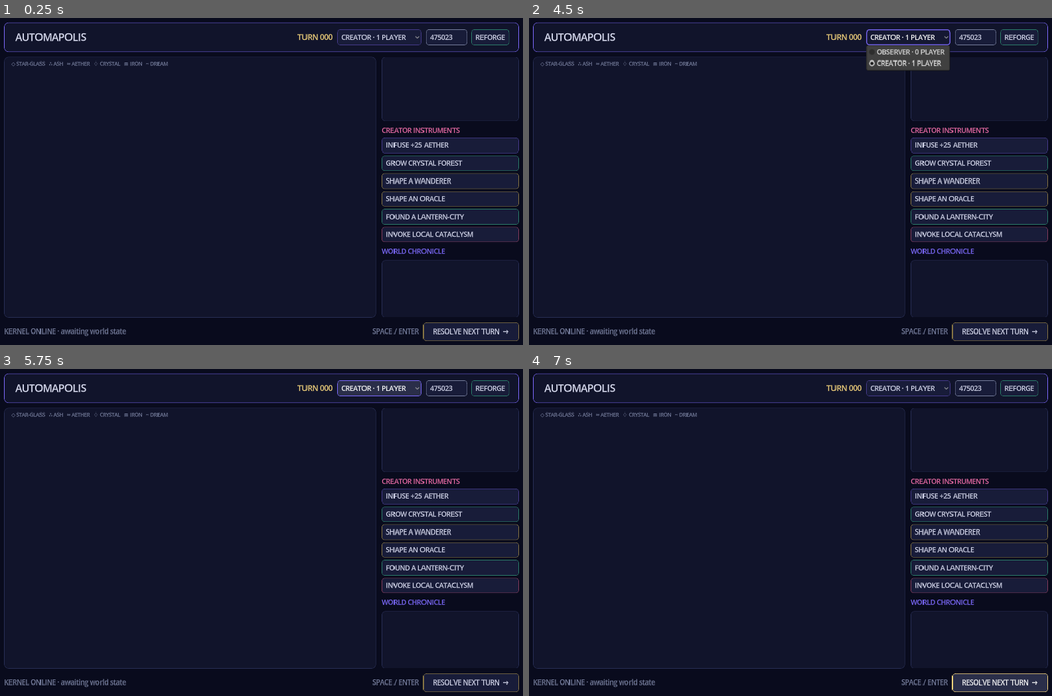
Above: before the commit, frames 1-4 (two rows, left to right).
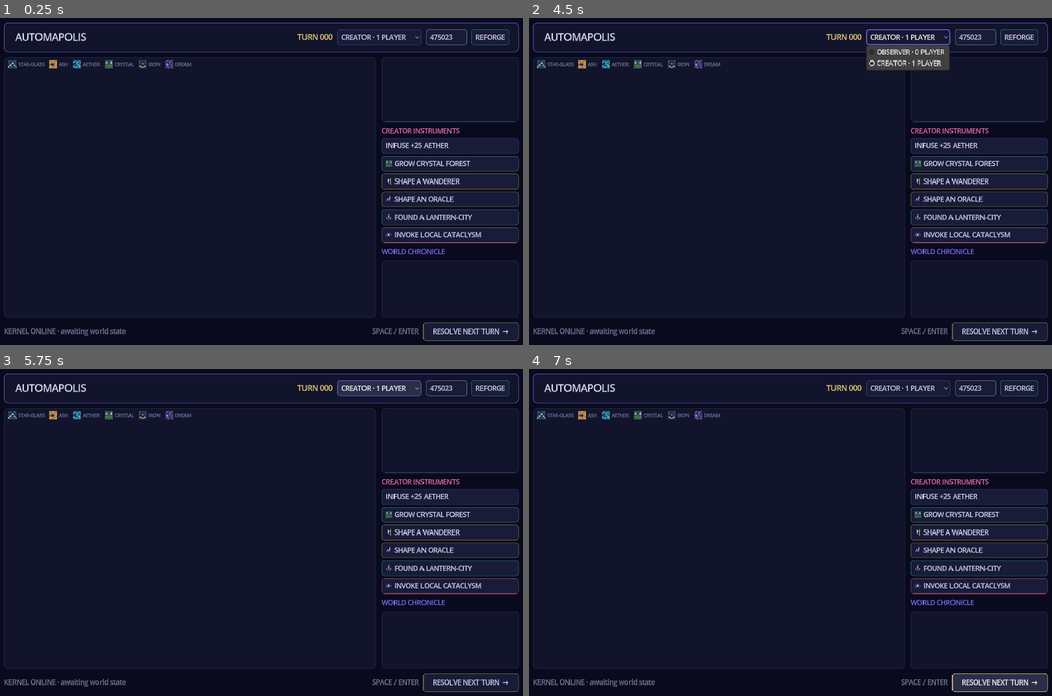
Above: after the commit, the same moments.

Repository: kvu787/Automatou
Game: Godot game, scene res://main.tscn
Two runs of this game, one before a commit and one after it. Both use one fixed random seed, a clock stepped at 60 frames per second and the inputs below.
Inputs:
- Up to frame 1 (0.25 s): no input
- Up to frame 2 (4.5 s): click "GROW CRYSTAL FOREST" at 0.5 s; click "SHAPE A WANDERER" at 1.25 s; click "SHAPE AN ORACLE" at 2 s; click "FOUND A LANTERN-CITY" at 2.75 s; click "INVOKE LOCAL CATACLYSM" at 3.5 s; click "CREATOR · 1 PLAYER" at 4.25 s
- Up to frame 3 (5.75 s): click "CREATOR · 1 PLAYER" at 5 s
- Up to frame 4 (7 s): click "RESOLVE NEXT TURN →" at 5.75 s; click "RESOLVE NEXT TURN →" at 6.5 s

The runs differ from the first frame. In frame 1, 5.1% of the frame differs, in the area x 0-100%, y 1-99%; in frame 2, 5.2%; in frame 3, 5.1%; in frame 4, 5.2%.

Commit message:
Render the Godot world with layered pixel sprites

Diff:
--- a/Shells/Godot/project.godot
+++ b/Shells/Godot/project.godot
@@ -21,6 +21,8 @@
 renderer/rendering_method="gl_compatibility"
 renderer/rendering_method.mobile="gl_compatibility"
 environment/defaults/default_clear_color=Color(0.025, 0.03, 0.07, 1)
+textures/canvas_textures/default_texture_filter=0
+2d/snap/snap_2d_transforms_to_pixel=true
 
 [gui]
 
--- a/Shells/Godot/scripts/main.gd
+++ b/Shells/Godot/scripts/main.gd
@@ -10,13 +10,21 @@
 const GOLD := Color("#f4d47c")
 const ROSE := Color("#ef6da8")
 
-const TERRAIN_COLORS := {
-	"starGlass": Color("#443d7b"),
-	"ashDunes": Color("#604957"),
-	"aetherSea": Color("#214e70"),
-	"crystalForest": Color("#245d58"),
-	"ironSteppe": Color("#39445c"),
-	"dreamMarsh": Color("#573f70"),
+const TERRAIN_SPRITE_IDS := {
+	"starGlass": "star_glass",
+	"ashDunes": "ash_dunes",
+	"aetherSea": "aether_sea",
+	"crystalForest": "crystal_forest",
+	"ironSteppe": "iron_steppe",
+	"dreamMarsh": "dream_marsh",
+}
+
+const BEING_SPRITE_IDS := {
+	"wanderer": "wanderer",
+	"synthBeast": "synth_beast",
+	"oracle": "oracle",
+	"settlement": "settlement",
+	"rift": "rift",
 }
 
 var _pipe: FileAccess
@@ -149,11 +157,7 @@
 	column.add_theme_constant_override("separation", 8)
 	panel.add_child(column)
 
-	var legend := Label.new()
-	legend.text = "  ◇ STAR-GLASS   ∴ ASH   ≈ AETHER   ♢ CRYSTAL   ≡ IRON   ~ DREAM"
-	legend.add_theme_font_size_override("font_size", 12)
-	legend.add_theme_color_override("font_color", MUTED)
-	column.add_child(legend)
+	column.add_child(_build_sprite_legend())
 
 	var scroll := ScrollContainer.new()
 	scroll.size_flags_vertical = Control.SIZE_EXPAND_FILL
@@ -187,6 +191,7 @@
 
 	_inspector = RichTextLabel.new()
 	_inspector.bbcode_enabled = true
+	_inspector.texture_filter = CanvasItem.TEXTURE_FILTER_NEAREST
 	_inspector.fit_content = false
 	_inspector.custom_minimum_size.y = 155
 	_inspector.add_theme_font_size_override("normal_font_size", 14)
@@ -201,11 +206,11 @@
 	creator_heading.add_theme_color_override("font_color", ROSE)
 	_creator_panel.add_child(creator_heading)
 	_add_creator_button("INFUSE +25 AETHER", "infuse", VIOLET)
-	_add_creator_button("GROW CRYSTAL FOREST", "transmute", MINT, {"terrain": "crystalForest"})
-	_add_creator_button("SHAPE A WANDERER", "create_life", GOLD, {"kind": "wanderer"})
-	_add_creator_button("SHAPE AN ORACLE", "create_life", GOLD, {"kind": "oracle"})
-	_add_creator_button("FOUND A LANTERN-CITY", "found", MINT, {"name": "Lantern Annex"})
-	_add_creator_button("INVOKE LOCAL CATACLYSM", "cataclysm", ROSE, {"radius": 1})
+	_add_creator_button("GROW CRYSTAL FOREST", "transmute", MINT, {"terrain": "crystalForest"}, "crystal_forest")
+	_add_creator_button("SHAPE A WANDERER", "create_life", GOLD, {"kind": "wanderer"}, "wanderer")
+	_add_creator_button("SHAPE AN ORACLE", "create_life", GOLD, {"kind": "oracle"}, "oracle")
+	_add_creator_button("FOUND A LANTERN-CITY", "found", MINT, {"name": "Lantern Annex"}, "settlement")
+	_add_creator_button("INVOKE LOCAL CATACLYSM", "cataclysm", ROSE, {"radius": 1}, "rift")
 	side.add_child(_creator_panel)
 
 	var chronicle_heading := Label.new()
@@ -246,11 +251,45 @@
 	return row
 
 
-func _add_creator_button(label_text: String, command: String, accent: Color, extras := {}) -> void:
+func _build_sprite_legend() -> Control:
+	var legend := HBoxContainer.new()
+	legend.add_theme_constant_override("separation", 11)
+	var entries := [
+		["starGlass", "STAR-GLASS"],
+		["ashDunes", "ASH"],
+		["aetherSea", "AETHER"],
+		["crystalForest", "CRYSTAL"],
+		["ironSteppe", "IRON"],
+		["dreamMarsh", "DREAM"],
+	]
+	for entry in entries:
+		var item := HBoxContainer.new()
+		item.add_theme_constant_override("separation", 4)
+		var sprite := TextureRect.new()
+		sprite.texture = load(_terrain_sprite_path(entry[0]))
+		sprite.custom_minimum_size = Vector2(20, 20)
+		sprite.expand_mode = TextureRect.EXPAND_IGNORE_SIZE
+		sprite.stretch_mode = TextureRect.STRETCH_KEEP_ASPECT_CENTERED
+		sprite.texture_filter = CanvasItem.TEXTURE_FILTER_NEAREST
+		item.add_child(sprite)
+		var label := Label.new()
+		label.text = entry[1]
+		label.add_theme_font_size_override("font_size", 11)
+		label.add_theme_color_override("font_color", MUTED)
+		item.add_child(label)
+		legend.add_child(item)
+	return legend
+
+
+func _add_creator_button(label_text: String, command: String, accent: Color, extras := {}, sprite_id := "") -> void:
 	var button := Button.new()
 	button.text = label_text
 	button.alignment = HORIZONTAL_ALIGNMENT_LEFT
 	button.custom_minimum_size.y = 34
+	button.texture_filter = CanvasItem.TEXTURE_FILTER_NEAREST
+	if not sprite_id.is_empty():
+		button.icon = load(_sprite_path(sprite_id))
+		button.add_theme_constant_override("icon_max_width", 22)
 	_style_button(button, accent)
 	button.pressed.connect(func():
 		var payload := {"command": command, "x": _selected.x, "y": _selected.y}
@@ -362,15 +401,16 @@
 		var key := "%d,%d" % [x, y]
 		var button := Button.new()
 		var being = beings_by_cell.get(key)
-		button.text = str(being.glyph) if being != null else str(tile.glyph)
+		button.text = ""
 		button.tooltip_text = _cell_tooltip(tile, being)
-		button.custom_minimum_size = Vector2(42, 42)
-		button.add_theme_font_size_override("font_size", 21)
-		var terrain_color: Color = TERRAIN_COLORS.get(str(tile.terrain), PANEL_RAISED)
-		button.add_theme_stylebox_override("normal", _cell_style(terrain_color, x == _selected.x and y == _selected.y))
-		button.add_theme_stylebox_override("hover", _cell_style(terrain_color.lightened(0.13), true))
-		button.add_theme_stylebox_override("pressed", _cell_style(terrain_color.darkened(0.12), true))
-		button.add_theme_color_override("font_color", GOLD if being != null else INK)
+		button.custom_minimum_size = Vector2(36, 36)
+		button.clip_contents = true
+		button.add_theme_stylebox_override("normal", _cell_style(PANEL_RAISED, x == _selected.x and y == _selected.y))
+		button.add_theme_stylebox_override("hover", _cell_style(PANEL_RAISED.lightened(0.12), true))
+		button.add_theme_stylebox_override("pressed", _cell_style(PANEL_RAISED.darkened(0.12), true))
+		_add_sprite_layer(button, _terrain_sprite_path(str(tile.terrain)))
+		if being != null:
+			_add_sprite_layer(button, _being_sprite_path(str(being.kind)))
 		button.pressed.connect(_select_cell.bind(Vector2i(x, y)))
 		_grid.add_child(button)
 		_cell_buttons.append(button)
@@ -391,7 +431,7 @@
 	if tile == null:
 		return
 	var text := "[color=#7e6bff][font_size=12]SELECTED // %02d,%02d[/font_size][/color]\n" % [_selected.x, _selected.y]
-	text += "[font_size=22]%s  %s[/font_size]\n" % [str(tile.glyph), _words(str(tile.terrain)).to_upper()]
+	text += "[img=48x48]%s[/img]  [font_size=22]%s[/font_size]\n" % [_terrain_sprite_path(str(tile.terrain)), _words(str(tile.terrain)).to_upper()]
 	text += "[color=#777f9e]%s[/color]\n" % str(tile.description)
 	var occupants := _beings_at(_selected)
 	if occupants.is_empty():
@@ -399,7 +439,7 @@
 	else:
 		text += "\n[color=#4fe4c1]OCCUPANTS[/color]"
 		for being in occupants:
-			text += "\n%s  [b]%s[/b] · %s" % [being.glyph, being.name, being.intent]
+			text += "\n[img=24x24]%s[/img]  [b]%s[/b] · %s" % [_being_sprite_path(str(being.kind)), being.name, being.intent]
 	_inspector.text = text
 
 
@@ -435,6 +475,33 @@
 	if being != null:
 		result += "\n%s · %s" % [being.name, being.intent]
 	return result
+
+
+func _add_sprite_layer(button: Button, path: String) -> void:
+	var sprite := TextureRect.new()
+	sprite.texture = load(path)
+	sprite.mouse_filter = Control.MOUSE_FILTER_IGNORE
+	sprite.expand_mode = TextureRect.EXPAND_IGNORE_SIZE
+	sprite.stretch_mode = TextureRect.STRETCH_KEEP_ASPECT_CENTERED
+	sprite.texture_filter = CanvasItem.TEXTURE_FILTER_NEAREST
+	sprite.set_anchors_and_offsets_preset(Control.PRESET_FULL_RECT)
+	sprite.offset_left = 2
+	sprite.offset_top = 2
+	sprite.offset_right = -2
+	sprite.offset_bottom = -2
+	button.add_child(sprite)
+
+
+func _sprite_path(sprite_id: String) -> String:
+	return "res://assets/sprites/generated/%s.png" % sprite_id
+
+
+func _terrain_sprite_path(terrain: String) -> String:
+	return _sprite_path(TERRAIN_SPRITE_IDS.get(terrain, "star_glass"))
+
+
+func _being_sprite_path(kind: String) -> String:
+	return _sprite_path(BEING_SPRITE_IDS.get(kind, "wanderer"))
 
 
 func _being_priority(being) -> int:
Not shown, changed: Run.cmd
